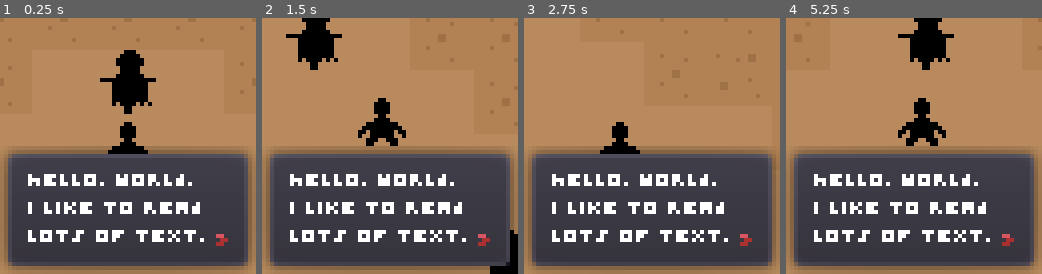
Above: before the commit, frames 1-4 (left to right).
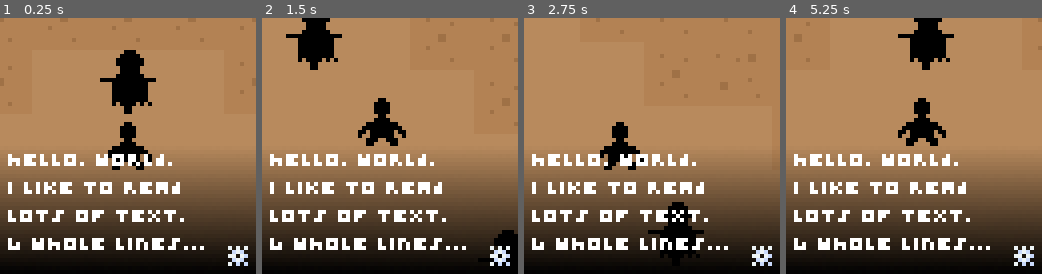
Above: after the commit, the same moments.

Repository: ItsSeaJay/LOWREZJAM2019
Game: Godot game, scene res://Game.tscn
Same seed, same stepped clock (60 frames per second), same inputs: the game is played once before the commit and once after it. Sound files missing from this copy of the repository are replaced by a short silence.
Inputs:
- Up to frame 1 (0.25 s): no input
- Up to frame 2 (1.5 s): tap Enter at 0.5 s; hold Right (move_right) 0.53-1.28 s; hold Z (combat_aim) 0.53-1.28 s; hold Down (move_down) from 1.28 s (still down); tap X (combat_attack) at 1.35 s
- Up to frame 3 (2.75 s): release Down (move_down) at 2.03 s; hold Right (move_right) from 2.03 s (still down); hold Z (combat_aim) from 2.03 s (still down)
- Up to frame 4 (5.25 s): release Right (move_right) at 2.78 s; release Z (combat_aim) at 2.78 s; hold Up (move_up) 2.78-3.53 s; tap X (combat_attack) at 2.85, 4.35 s; hold Z (combat_aim) 3.53-4.28 s; hold Left (move_left) 3.53-5.03 s; hold Down (move_down) from 5.03 s (still down); hold Z (combat_aim) from 5.03 s (still down)

The runs differ from the first frame. In frame 1, 46% of the frame differs, in the area x 0-100%, y 51-100%; in frame 2, 46%; in frame 3, 46%; in frame 4, 46%.

Commit message:
Add background gradient to dialogue box

Diff:
--- a/godot/interface/dialogue/DialogueBox.tscn
+++ b/godot/interface/dialogue/DialogueBox.tscn
@@ -1,9 +1,18 @@
-[gd_scene load_steps=4 format=2]
+[gd_scene load_steps=6 format=2]
 
-[ext_resource path="res://fonts/ikkle.tres" type="DynamicFont" id=1]
-[ext_resource path="res://interface/inventory/cursor/cursor.png" type="Texture" id=2]
+[ext_resource path="res://interface/dialogue/linear_gradient.png" type="Texture" id=1]
+[ext_resource path="res://fonts/ikkle.tres" type="DynamicFont" id=2]
+[ext_resource path="res://interface/dialogue/dialogue_prompt.png" type="Texture" id=3]
 
 [sub_resource type="Theme" id=1]
+
+[sub_resource type="StyleBoxTexture" id=2]
+texture = ExtResource( 1 )
+region_rect = Rect2( 0, 0, 64, 64 )
+margin_left = 2.0
+margin_right = 2.0
+margin_top = 2.0
+margin_bottom = 2.0
 
 [node name="DialogueBox" type="Control"]
 anchor_right = 1.0
@@ -28,54 +37,62 @@
 rect_min_size = Vector2( 0, 32 )
 size_flags_horizontal = 3
 theme = SubResource( 1 )
+custom_styles/panel = SubResource( 2 )
 
 [node name="VBoxContainer" type="VBoxContainer" parent="HBoxContainer/VBoxContainer/PanelContainer"]
-margin_left = 7.0
-margin_top = 7.0
-margin_right = 57.0
-margin_bottom = 25.0
+margin_left = 2.0
+margin_top = 2.0
+margin_right = 62.0
+margin_bottom = 30.0
 __meta__ = {
 "_edit_lock_": true
 }
 
 [node name="Label" type="Label" parent="HBoxContainer/VBoxContainer/PanelContainer/VBoxContainer"]
-margin_right = 50.0
+margin_right = 60.0
 margin_bottom = 3.0
-custom_fonts/font = ExtResource( 1 )
+custom_fonts/font = ExtResource( 2 )
 text = "Hello, World."
 
 [node name="Label2" type="Label" parent="HBoxContainer/VBoxContainer/PanelContainer/VBoxContainer"]
 margin_top = 7.0
-margin_right = 50.0
+margin_right = 60.0
 margin_bottom = 10.0
-custom_fonts/font = ExtResource( 1 )
+custom_fonts/font = ExtResource( 2 )
 text = "I like to read"
 
 [node name="Label3" type="Label" parent="HBoxContainer/VBoxContainer/PanelContainer/VBoxContainer"]
 margin_top = 14.0
-margin_right = 50.0
+margin_right = 60.0
 margin_bottom = 17.0
-custom_fonts/font = ExtResource( 1 )
+custom_fonts/font = ExtResource( 2 )
 text = "lots of text."
 
+[node name="Label4" type="Label" parent="HBoxContainer/VBoxContainer/PanelContainer/VBoxContainer"]
+margin_top = 21.0
+margin_right = 60.0
+margin_bottom = 24.0
+custom_fonts/font = ExtResource( 2 )
+text = "4 whole lines..."
+
 [node name="HBoxContainer" type="HBoxContainer" parent="HBoxContainer/VBoxContainer/PanelContainer"]
-margin_left = 7.0
-margin_top = 7.0
-margin_right = 57.0
-margin_bottom = 25.0
+margin_left = 2.0
+margin_top = 2.0
+margin_right = 62.0
+margin_bottom = 30.0
 alignment = 2
 __meta__ = {
 "_edit_lock_": true
 }
 
 [node name="VBoxContainer" type="VBoxContainer" parent="HBoxContainer/VBoxContainer/PanelContainer/HBoxContainer"]
-margin_left = 47.0
-margin_right = 50.0
-margin_bottom = 18.0
+margin_left = 55.0
+margin_right = 60.0
+margin_bottom = 28.0
 alignment = 2
 
 [node name="TextureRect" type="TextureRect" parent="HBoxContainer/VBoxContainer/PanelContainer/HBoxContainer/VBoxContainer"]
-margin_top = 15.0
-margin_right = 3.0
-margin_bottom = 18.0
-texture = ExtResource( 2 )
+margin_top = 23.0
+margin_right = 5.0
+margin_bottom = 28.0
+texture = ExtResource( 3 )
Binary file added: godot/interface/dialogue/dialogue_prompt.png
Not shown, added: godot/interface/dialogue/dialogue_prompt.png.import
Binary file added: godot/interface/dialogue/linear_gradient.png
Not shown, added: godot/interface/dialogue/linear_gradient.png.import
Not shown, added: assets/interface/dialogue/dialogue_prompt.aseprite
Not shown, added: assets/interface/dialogue/dialogue_prompt.png
